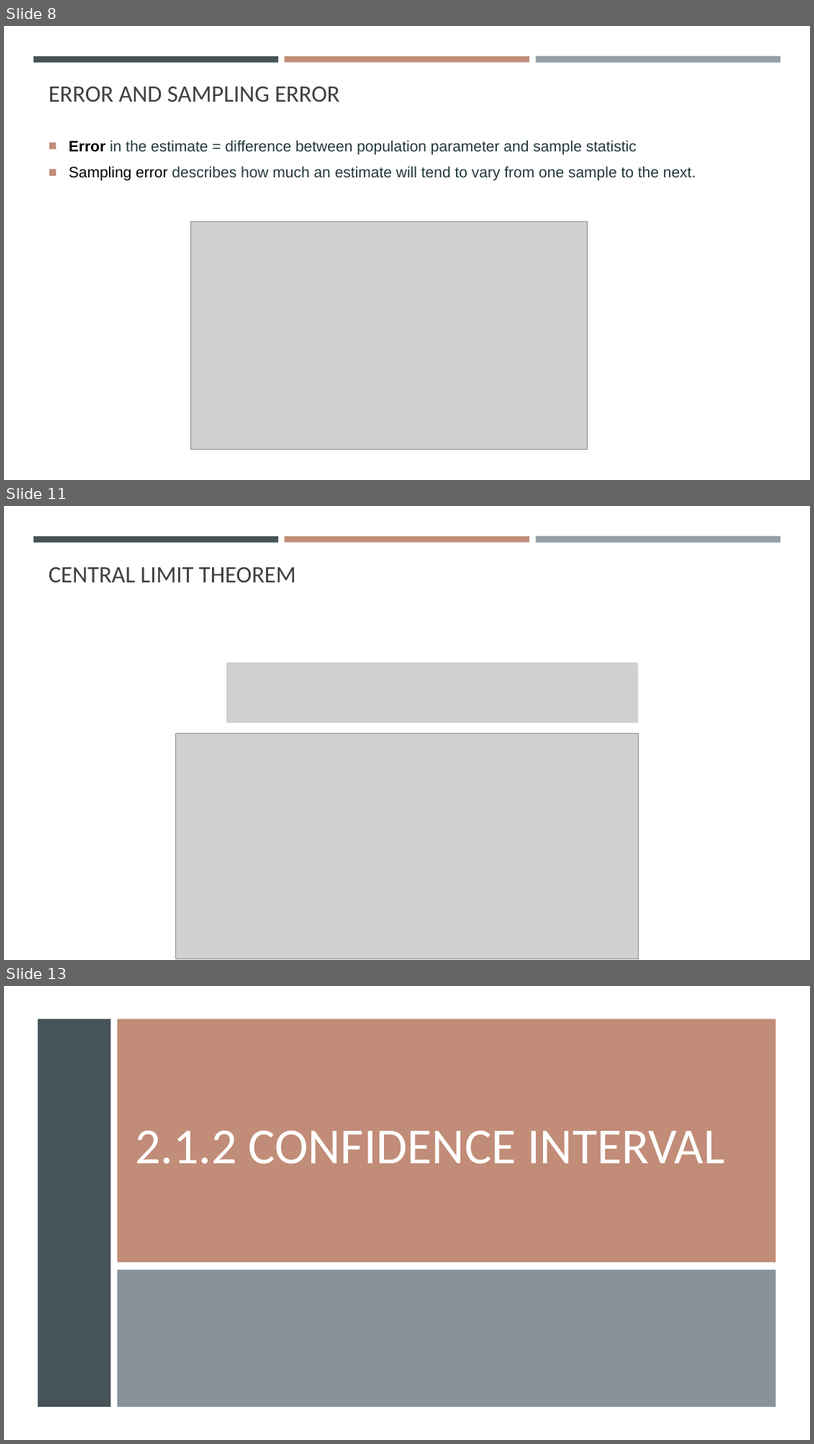
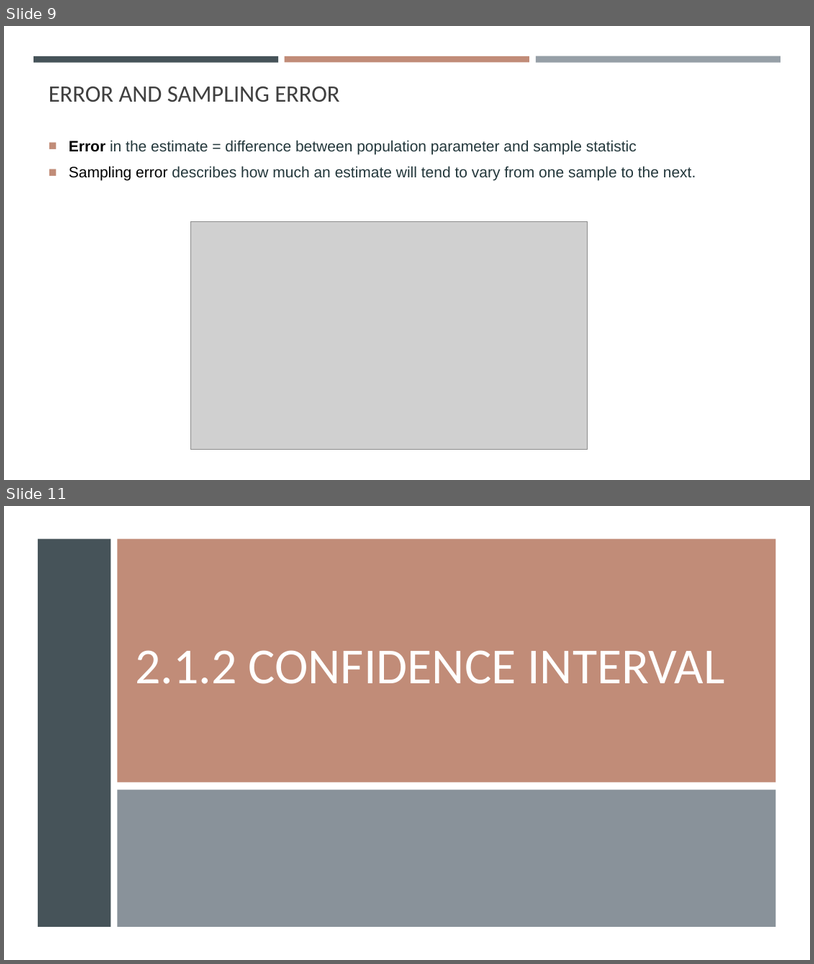
Before and after one commit to gisynw/geog-247, a slide deck: docs/Lectures/Week02/Week02_InferentialStas.pptx. Shown one above the other, each under a label of ours: slides 8, 11 and 13 before the commit, slides 9 and 11 after it; the slides between them are not shown. The pictures are 814x1444 and 814x964 pixels, drawn with LibreOffice and Linux fonts; fonts in the diff are those of the drawing; grey boxes stand for pictures. Boxes give left, top, right and bottom in pixels: in the first picture for what was removed or moved away, otherwise in the second. Text is boxed around its words. In the diff, an @@ line names an element or a change of style, - is before the commit and + after.

```diff
--- a/docs/Lectures/Week02/Week02_InferentialStas.pptx
+++ b/docs/Lectures/Week02/Week02_InferentialStas.pptx
@@ slide 11 removed at (4,506,810,960), background #FFFFFF; not listed: 3 template elements that a slide beside it also shows @@
@@ title removed at (49,567,296,582) @@
-CENTRAL LIMIT THEOREM
@@ picture removed at (226,663,638,723) @@
@@ picture removed at (176,733,638,958) @@
@@ what was slide 8 is now slide 9 @@
@@ what was slide 13 is now slide 11 @@
```
Also in this commit, not shown: 3 slides changed, 3 slides added, 3 other slides removed.
